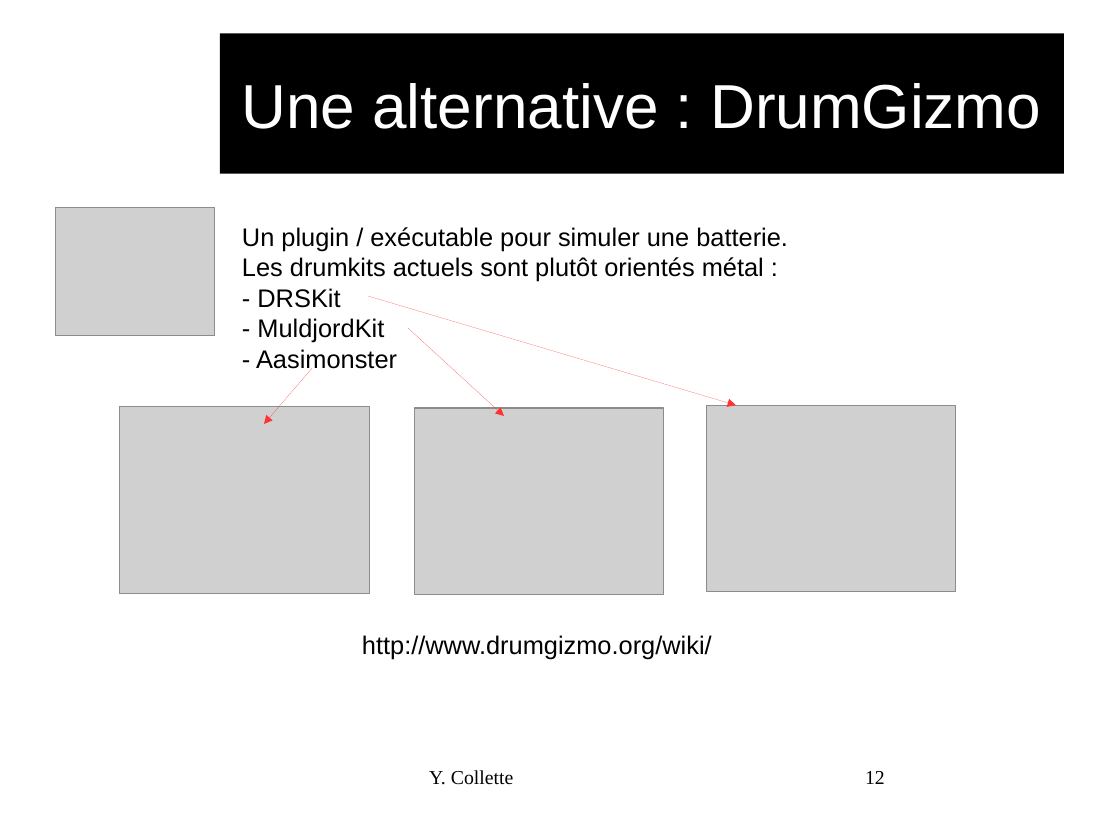
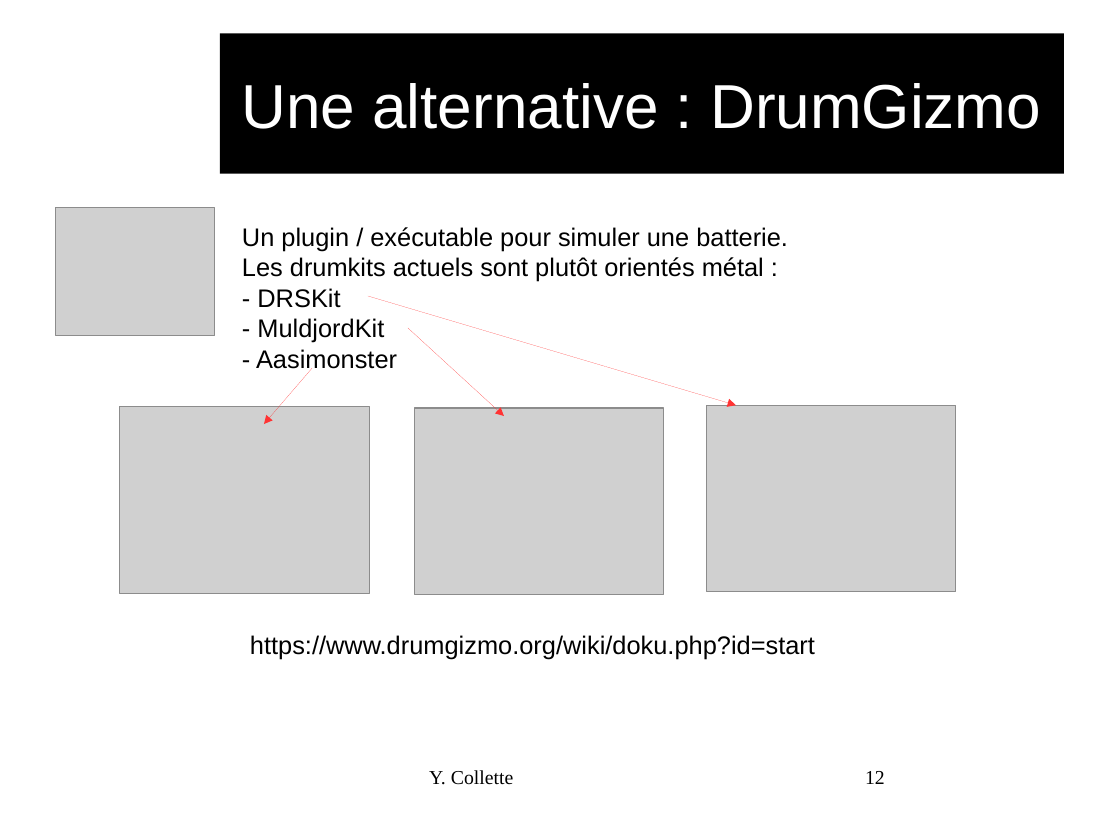
Before and after one commit to audinux/audinux.github.io, a slide deck: slide 12 of workshop/audio/Hydrogen.odp. Drawn at 1120x840 pixels with LibreOffice and Linux fonts; fonts in the diff are those of the drawing; grey boxes stand for pictures; background and template pictures are left out. Boxes give left, top, right and bottom in pixels: in the first picture for what was removed or moved away, otherwise in the second. Text is boxed around its words. In the diff, an @@ line names an element or a change of style, - is before the commit and + after.

```diff
--- a/workshop/audio/Hydrogen.odp
+++ b/workshop/audio/Hydrogen.odp
@@ text at (x1=250, y1=635, x2=815, y2=659): text changed @@
-http://www.drumgizmo.org/wiki/
+https://www.drumgizmo.org/wiki/doku.php?id=start
```
Also in this commit, not shown: 1 slide added, 24 other files.
